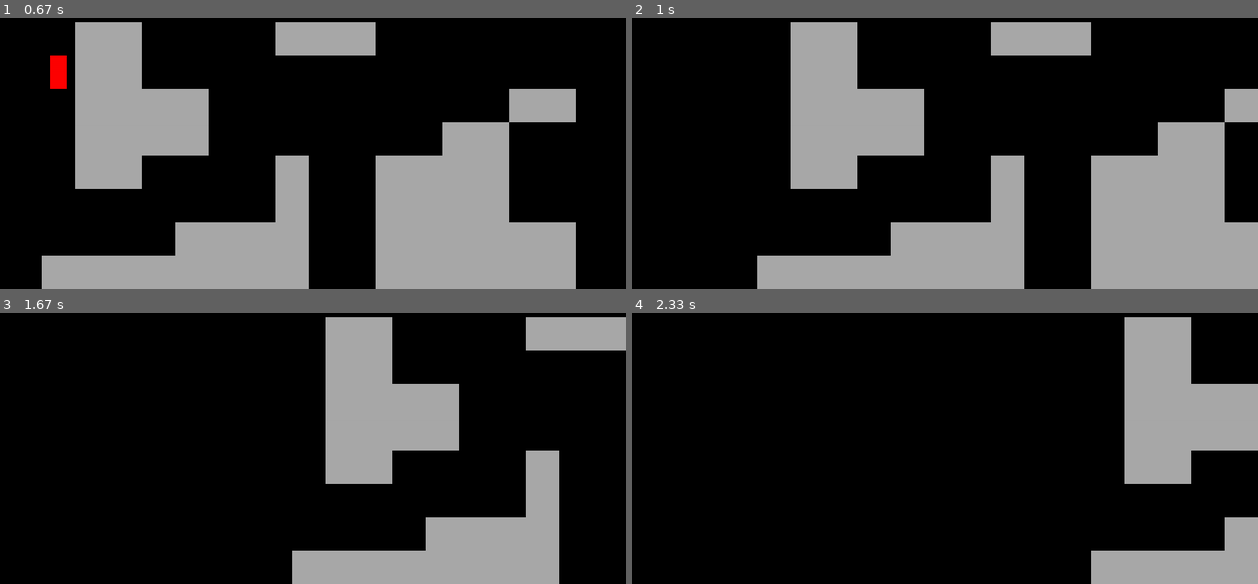
Above: before the commit, frames 1-4 (two rows, left to right).
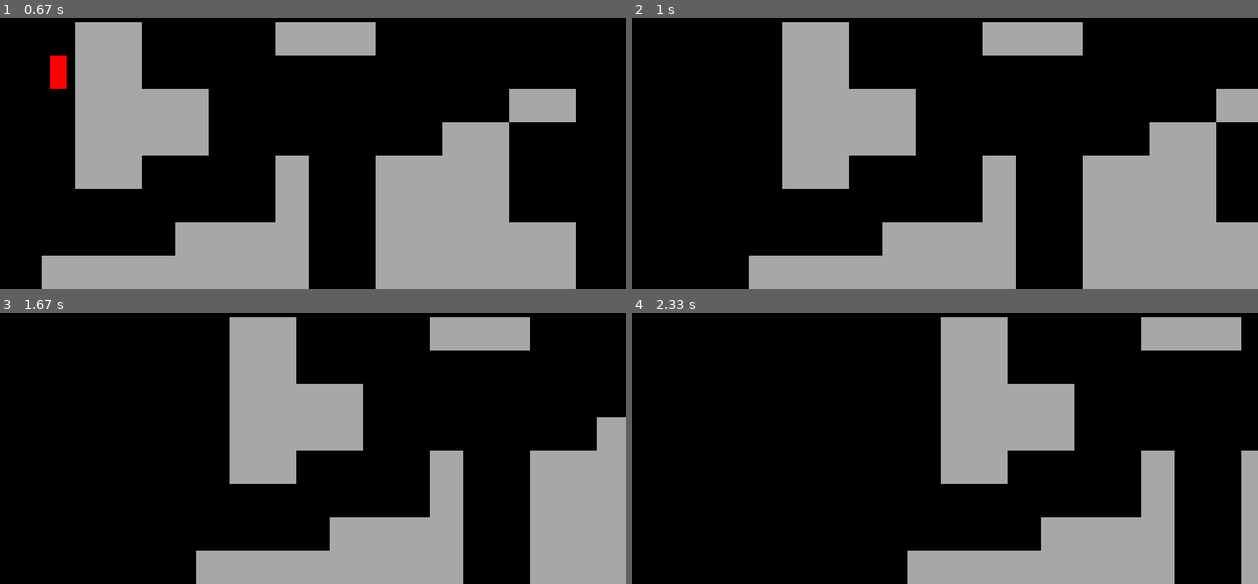
Above: after the commit, the same moments.

Repository: youngjerald239/pygame
Game: pygame game, started from main.py
The game is run twice, just before and just after one commit, with the same random seed, the same clock (stepped at 60 frames per second) and the same inputs.
Inputs:
- Up to frame 1 (0.67 s): hold Left from 0.33 s (still down)
- Up to frame 2 (1 s): release Left at 0.87 s; hold Left from 0.9 s (still down)
- Up to frame 3 (1.67 s): release Left at 1.3 s; hold Right from 1.33 s (still down)
- Up to frame 4 (2.33 s): release Right at 1.97 s; hold Left from 2 s (still down)

Frame 1 is identical in both runs. In frame 2, 4.8% of the frame differs, in the area x 18-95%, y 1-100%; in frame 3, 33%, in the area x 31-100%, y 1-100%; in frame 4, 27%.

Commit message:
able to move player on screen with direction_x

Diff:
--- a/level.py
+++ b/level.py
@@ -35,9 +35,15 @@
         player_x = player.rect.centerx
         direction_x = player.direction.x
 
-        if player_x < 200:
+        if player_x < 200 and direction_x < 0:
             self.world_shift = 8
             player.speed = 0
+        elif player_x > 1000 and direction_x > 0:
+            self.world_shift = -8
+            player.speed = 0
+        else:
+            self.world_shift = 0
+            player = 8
 
     def run(self):
 
